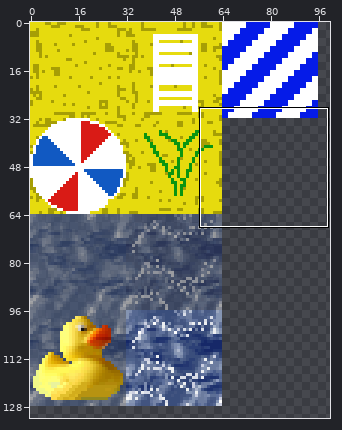
Two states of a sprite sheet, Zapf_Uni_Rostock/tilesets/Strand.png. Above: a wide view before the commit, with the close-up outlined.
Close-up. First the earlier version:
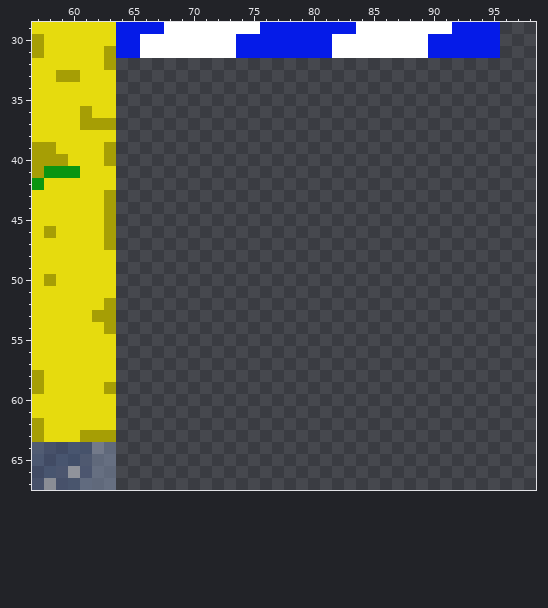
The file is 256x256 pixels. Colours within 5 levels of each other are drawn and written as one. Shown: x 57..98, y 29..67. The wide view leaves out empty margins.
The same view after the edit:
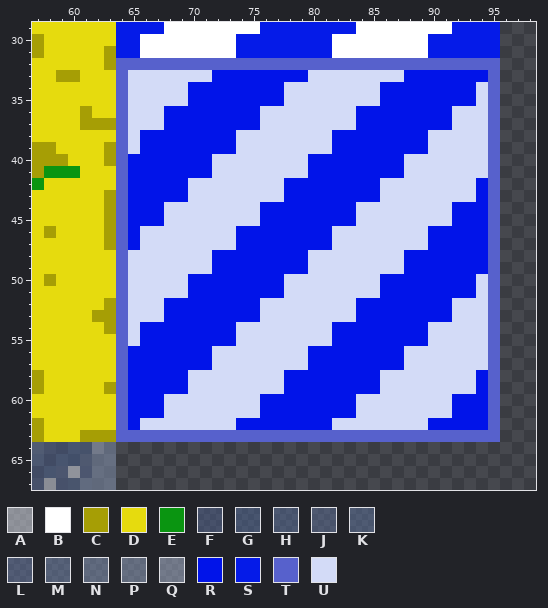
Palette (. is transparent): A #d9dde780  B #ffffff  C #a69e05  D #e6db0e  E #0a9511  F #485a8580  G #4a628f80  H #52689380  J #586a9180  K #586e9780  L #5e709b80  M #687ca380  N #7c8daf80  P #8595b380  Q #9fabc580  R #0114e9  S #051be8  T #5761cc  U #d3dbf7
What changed:
@@ x 57..98 @@
 31 CDDDDDCSSBBBBBBBBSSSSSSSSBBBBBBBBSSSSSS...
-32 DDDDDDC...................................
-33 DDCCDDD...................................
-34 DDDDDDD...................................
-35 DDDDDDD...................................
-36 DDDDCDD...................................
-37 DDDDCCC...................................
-38 DDDDDDD...................................
-39 CCDDDDC...................................
-40 CCCDDDC...................................
-41 CEEEDDD...................................
-42 EDDDDDD...................................
-43 DDDDDDC...................................
-44 DDDDDDC...................................
-45 DDDDDDC...................................
-46 DCDDDDC...................................
-47 DDDDDDC...................................
-48 DDDDDDD...................................
-49 DDDDDDD...................................
-50 DCDDDDD...................................
-51 DDDDDDD...................................
-52 DDDDDDC...................................
-53 DDDDDCC...................................
-54 DDDDDDC...................................
-55 DDDDDDD...................................
-56 DDDDDDD...................................
-57 DDDDDDD...................................
-58 CDDDDDD...................................
-59 CDDDDDC...................................
-60 DDDDDDD...................................
-61 DDDDDDD...................................
-62 CDDDDDD...................................
-63 CDDDCCC...................................
+32 DDDDDDCTTTTTTTTTTTTTTTTTTTTTTTTTTTTTTTT...
+33 DDCCDDDTUUUUUUURRRRRRRRUUUUUUUURRRRRRRT...
+34 DDDDDDDTUUUUURRRRRRRRUUUUUUUURRRRRRRRUT...
+35 DDDDDDDTUUUUURRRRRRRRUUUUUUUURRRRRRRRUT...
+36 DDDDCDDTUUURRRRRRRRUUUUUUUURRRRRRRRUUUT...
+37 DDDDCCCTUUURRRRRRRRUUUUUUUURRRRRRRRUUUT...
+38 DDDDDDDTURRRRRRRRUUUUUUUURRRRRRRRUUUUUT...
+39 CCDDDDCTURRRRRRRRUUUUUUUURRRRRRRRUUUUUT...
+40 CCCDDDCTRRRRRRRUUUUUUUURRRRRRRRUUUUUUUT...
+41 CEEEDDDTRRRRRRRUUUUUUUURRRRRRRRUUUUUUUT...
+42 EDDDDDDTRRRRRUUUUUUUURRRRRRRRUUUUUUUURT...
+43 DDDDDDCTRRRRRUUUUUUUURRRRRRRRUUUUUUUURT...
+44 DDDDDDCTRRRUUUUUUUURRRRRRRRUUUUUUUURRRT...
+45 DDDDDDCTRRRUUUUUUUURRRRRRRRUUUUUUUURRRT...
+46 DCDDDDCTRUUUUUUUURRRRRRRRUUUUUUUURRRRRT...
+47 DDDDDDCTRUUUUUUUURRRRRRRRUUUUUUUURRRRRT...
+48 DDDDDDDTUUUUUUURRRRRRRRUUUUUUUURRRRRRRT...
+49 DDDDDDDTUUUUUUURRRRRRRRUUUUUUUURRRRRRRT...
+50 DCDDDDDTUUUUURRRRRRRRUUUUUUUURRRRRRRRUT...
+51 DDDDDDDTUUUUURRRRRRRRUUUUUUUURRRRRRRRUT...
+52 DDDDDDCTUUURRRRRRRRUUUUUUUURRRRRRRRUUUT...
+53 DDDDDCCTUUURRRRRRRRUUUUUUUURRRRRRRRUUUT...
+54 DDDDDDCTURRRRRRRRUUUUUUUURRRRRRRRUUUUUT...
+55 DDDDDDDTURRRRRRRRUUUUUUUURRRRRRRRUUUUUT...
+56 DDDDDDDTRRRRRRRUUUUUUUURRRRRRRRUUUUUUUT...
+57 DDDDDDDTRRRRRRRUUUUUUUURRRRRRRRUUUUUUUT...
+58 CDDDDDDTRRRRRUUUUUUUURRRRRRRRUUUUUUUURT...
+59 CDDDDDCTRRRRRUUUUUUUURRRRRRRRUUUUUUUURT...
+60 DDDDDDDTRRRUUUUUUUURRRRRRRRUUUUUUUURRRT...
+61 DDDDDDDTRRRUUUUUUUURRRRRRRRUUUUUUUURRRT...
+62 CDDDDDDTRUUUUUUUURRRRRRRRUUUUUUUURRRRRT...
+63 CDDDCCCTTTTTTTTTTTTTTTTTTTTTTTTTTTTTTTT...
 64 MFFGHQP...................................
